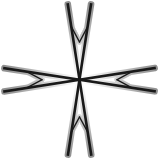
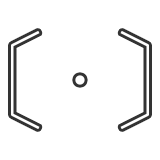
Comparing the layer stacks of the two 160 x 160 images. Changes:
added layer "向量圖智慧型物件" (2nd of 4) above "群組 1" over <box>10,31,150,129</box>
hid group "群組 1" (2 layers) over <box>3,3,156,156</box>
